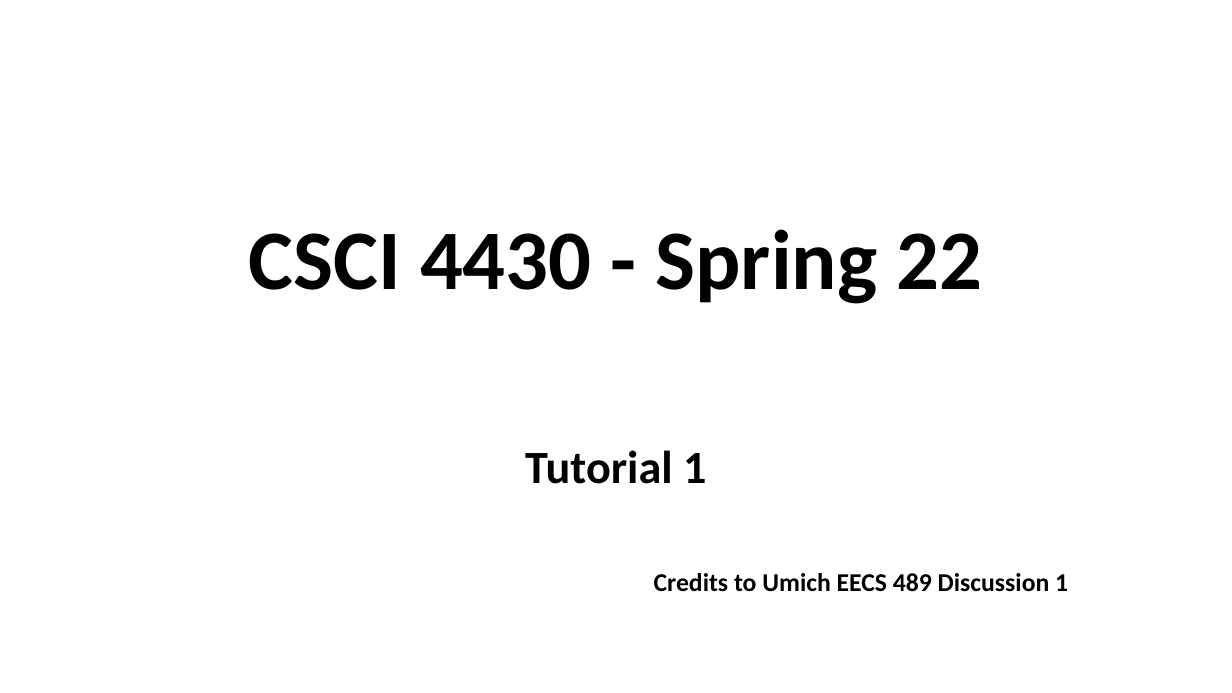
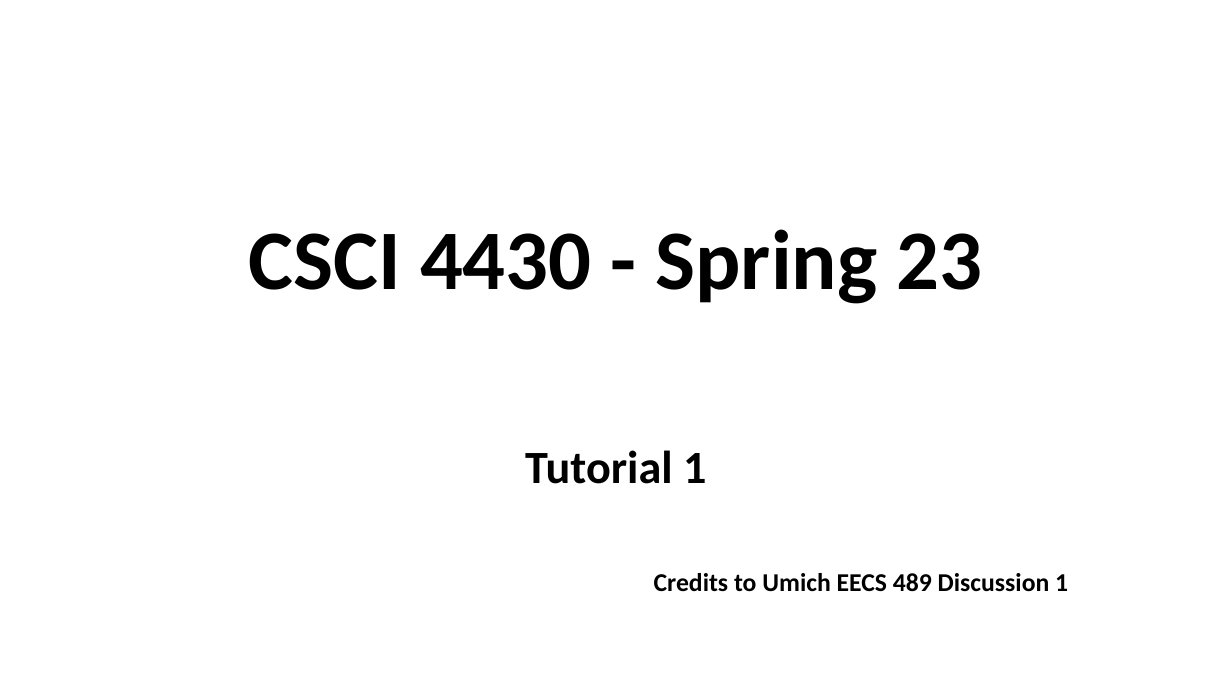
Before and after one commit to henryhxu/CSCI4430-ESTR4120, a slide deck: slide 1 of tutorial/T01/tut01.pptx. Drawn at 1232x693 pixels with LibreOffice and Linux fonts; fonts in the diff are those of the drawing; background and template pictures are left out. Boxes give left, top, right and bottom in pixels: in the first picture for what was removed or moved away, otherwise in the second. Text is boxed around its words. In the diff, an @@ line names an element or a change of style, - is before the commit and + after.

```diff
--- a/tutorial/T01/tut01.pptx
+++ b/tutorial/T01/tut01.pptx
@@ title at [249, 229, 982, 304]: text changed @@
-CSCI 4430 - Spring 22
+CSCI 4430 - Spring 23
```
Also in this commit, not shown: 2 other slides changed.
